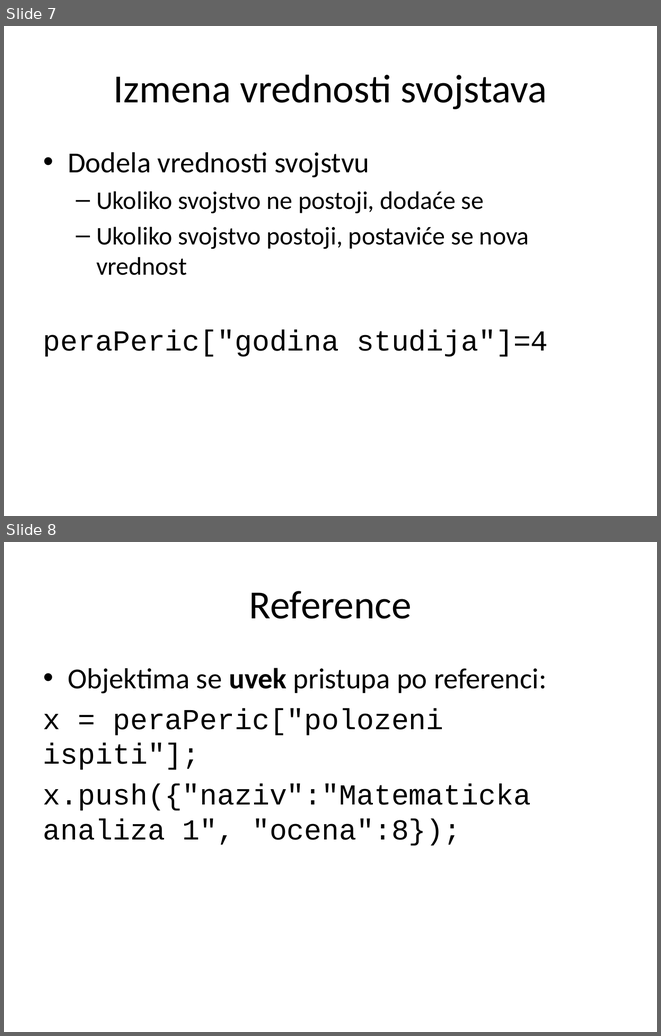
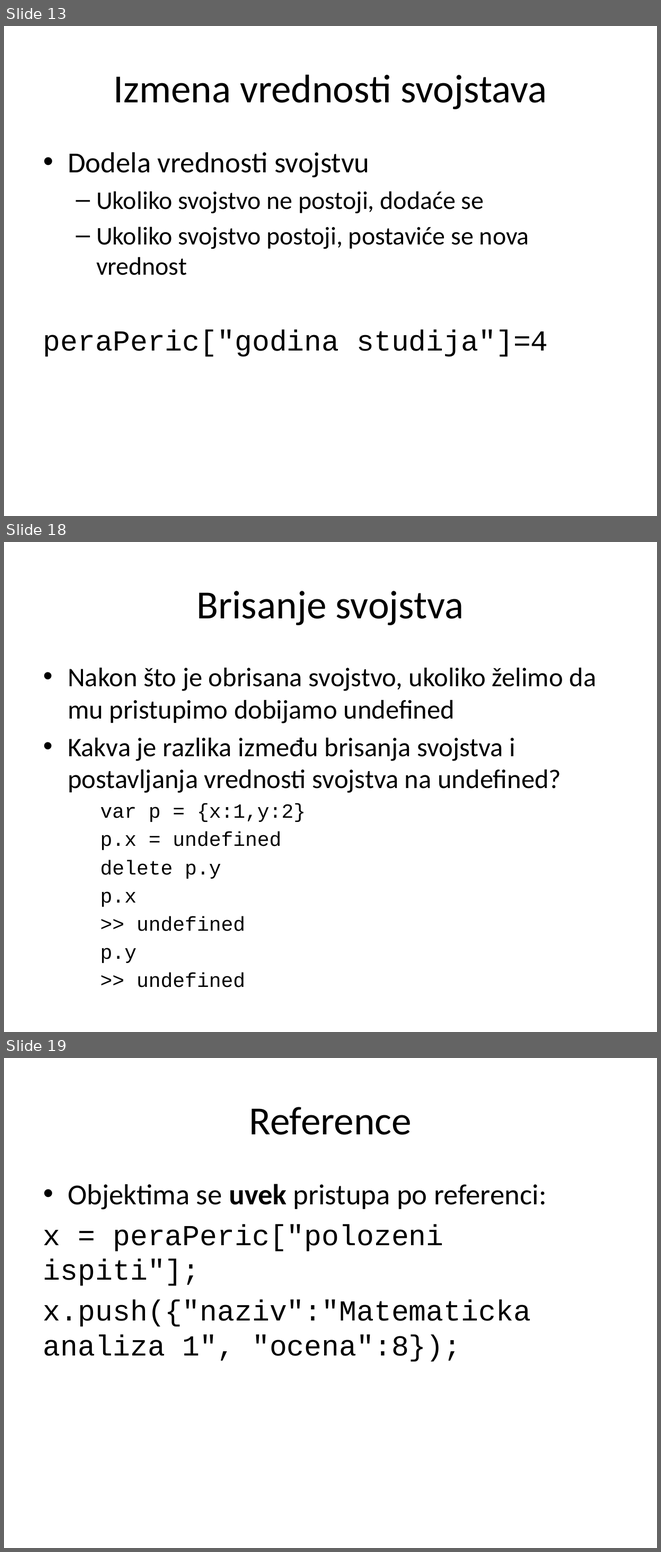
Before and after one commit to StefanAndjelic/2016, a slide deck: JavaScript/01_Objekti/JavaScript_01_Objekti.pptx. Shown one above the other, each under a label of ours: slides 7 and 8 before the commit, slides 13, 18 and 19 after it; the slides between them are not shown. The pictures are 661x1036 and 661x1552 pixels, drawn with LibreOffice and Linux fonts; fonts in the diff are those of the drawing. Boxes give left, top, right and bottom in pixels: in the first picture for what was removed or moved away, otherwise in the second. Text is boxed around its words. In the diff, an @@ line names an element or a change of style, - is before the commit and + after.

```diff
--- a/JavaScript/01_Objekti/JavaScript_01_Objekti.pptx
+++ b/JavaScript/01_Objekti/JavaScript_01_Objekti.pptx
@@ slide 18 added at (4, 542, 657, 1032), background #FFFFFF @@
@@ title added at (197, 591, 464, 625), 44 pt, text #000000 @@
+Brisanje svojstva
@@ text added at (68, 668, 597, 987), 29.6 pt, text #000000 @@
+• Nakon što je obrisana svojstvo, ukoliko želimo da mu pristupimo dobijamo undefined
+• Kakva je razlika između brisanja svojstva i postavljanja vrednosti svojstva na undefined?
+    var p = {x:1,y:2}
+    p.x = undefined
+    delete p.y
+    p.x
+    >> undefined
+    p.y
+    >> undefined
@@ what was slide 7 is now slide 13 @@
@@ what was slide 8 is now slide 19 @@
```
Also in this commit, not shown: 5 slides changed, 24 other slides added, 1 slide removed, 2 other files.
